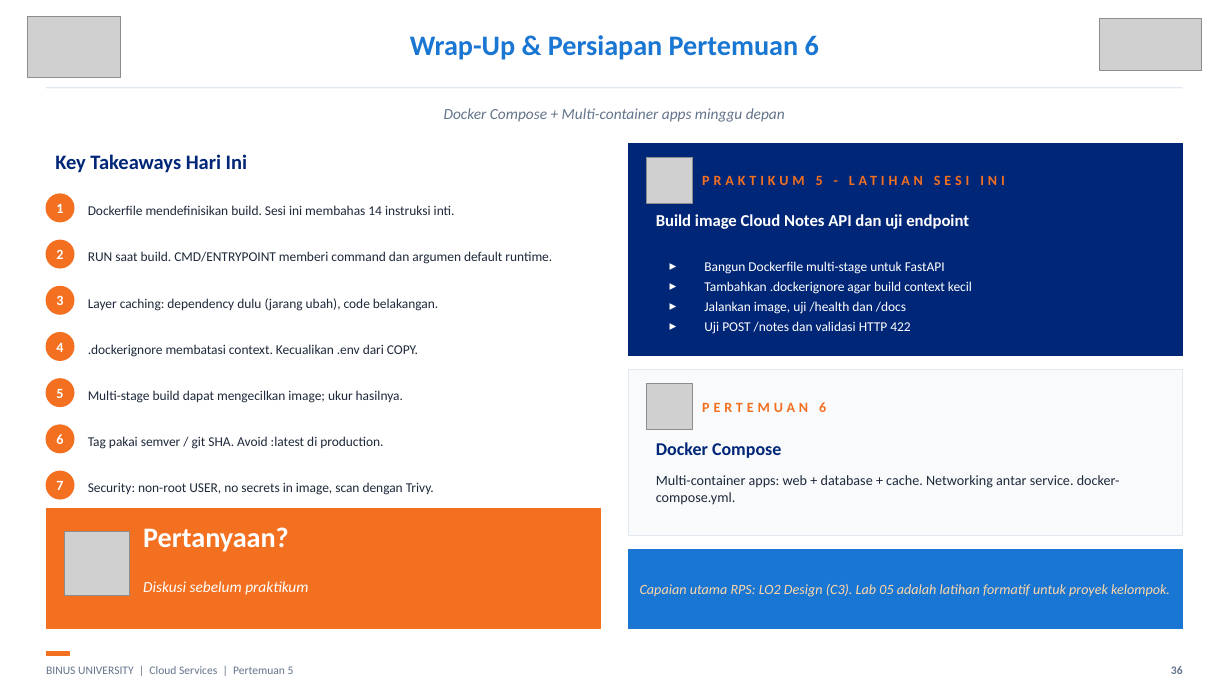
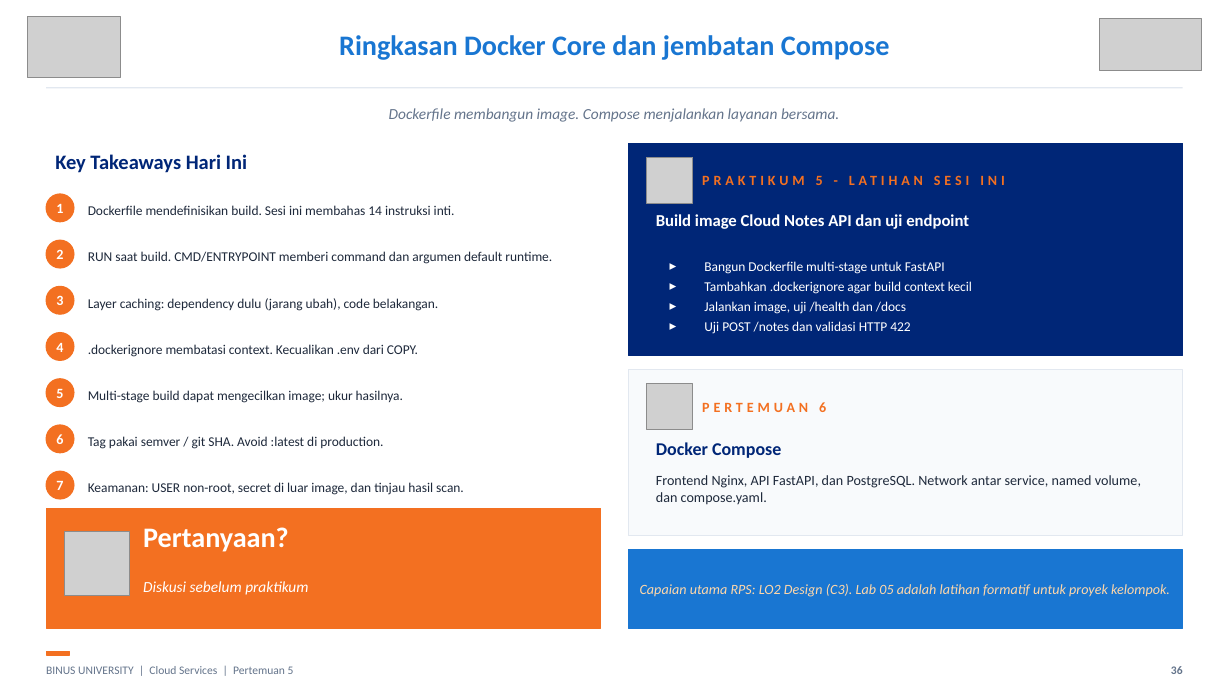
Before and after one commit to SeedFlora/meet5CloudService, a slide deck: slide 36 of slides/Teori_Pertemuan_05.pptx. Drawn at 1232x693 pixels with LibreOffice and Linux fonts; fonts in the diff are those of the drawing; grey boxes stand for pictures. Boxes give left, top, right and bottom in pixels: in the first picture for what was removed or moved away, otherwise in the second. Text is boxed around its words. In the diff, an @@ line names an element or a change of style, - is before the commit and + after.

Commit message:
Complete week 5 Docker Scout and three-tier Compose walkthroughs

```diff
--- a/slides/Teori_Pertemuan_05.pptx
+++ b/slides/Teori_Pertemuan_05.pptx
@@ text at box(339, 35, 890, 60): text changed @@
-Wrap-Up & Persiapan Pertemuan 6
+Ringkasan Docker Core dan jembatan Compose
@@ text at box(389, 108, 839, 122): text changed @@
-Docker Compose + Multi-container apps minggu depan
+Dockerfile membangun image. Compose menjalankan layanan bersama.
@@ text at box(656, 475, 1141, 505): text changed @@
-Multi-container apps: web + database + cache. Networking antar service. docker-compose.yml.
+Frontend Nginx, API FastAPI, dan PostgreSQL. Network antar service, named volume, dan compose.yaml.
@@ text at box(88, 482, 464, 495): text changed @@
-Security: non-root USER, no secrets in image, scan dengan Trivy.
+Keamanan: USER non-root, secret di luar image, dan tinjau hasil scan.
```
Also in this commit, not shown: 16 other slides changed, 22 slides added, 32 other files.
